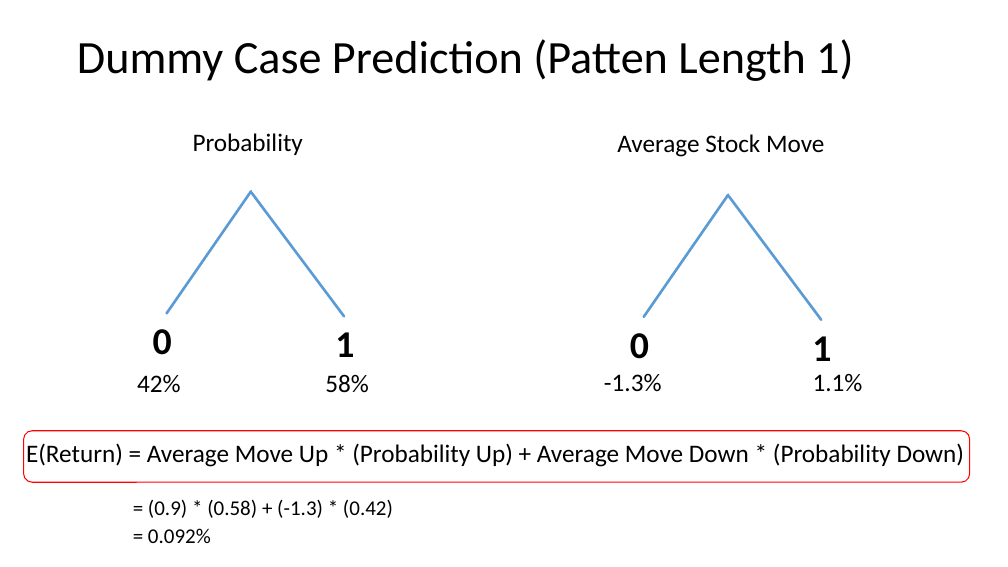
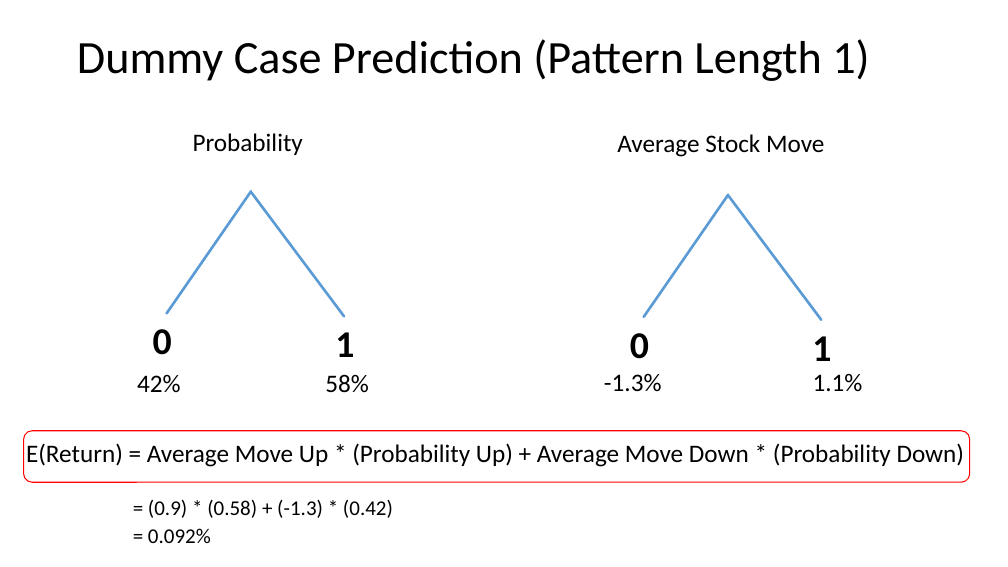
Before and after one commit to christy108/PATTERN_PROJECT_QUANT_WORKSHOP, a slide deck: slide 6 of Presentation/Presentation.pptx. Drawn at 1008x567 pixels with LibreOffice and Linux fonts; fonts in the diff are those of the drawing. Boxes give left, top, right and bottom in pixels: in the first picture for what was removed or moved away, otherwise in the second. Text is boxed around its words. In the diff, an @@ line names an element or a change of style, - is before the commit and + after.

```diff
--- a/Presentation/Presentation.pptx
+++ b/Presentation/Presentation.pptx
@@ title at <box>77,39,869,81</box>: text changed @@
-Dummy Case Prediction (Patten Length 1)
+Dummy Case Prediction (Pattern Length 1)
```
Also in this commit, not shown: 11 other slides changed, 17 slides added, 2 slides removed.
